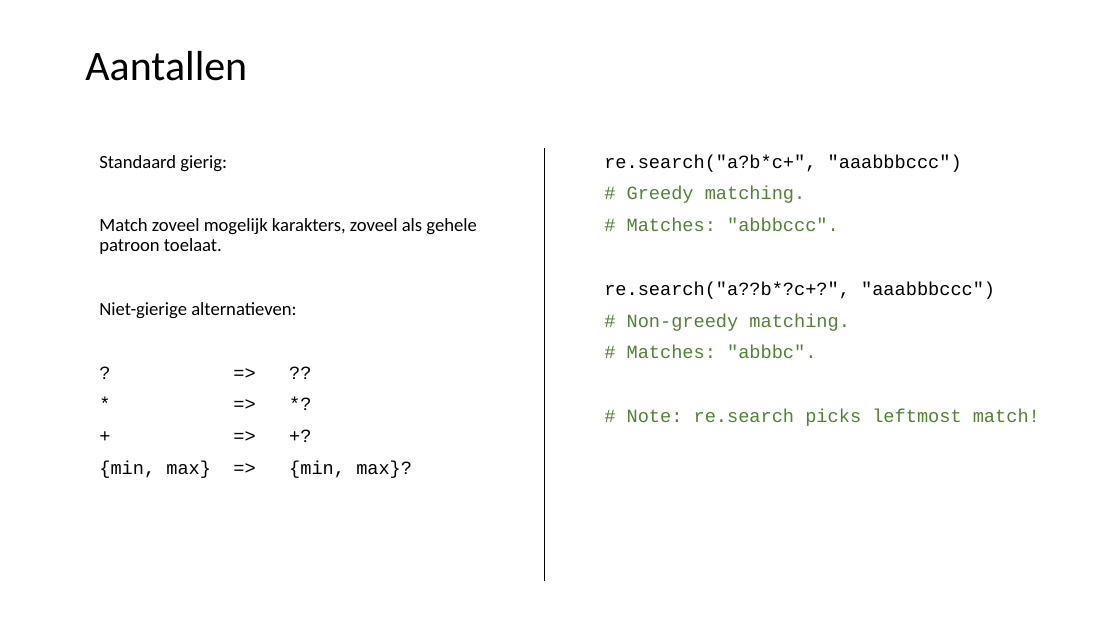
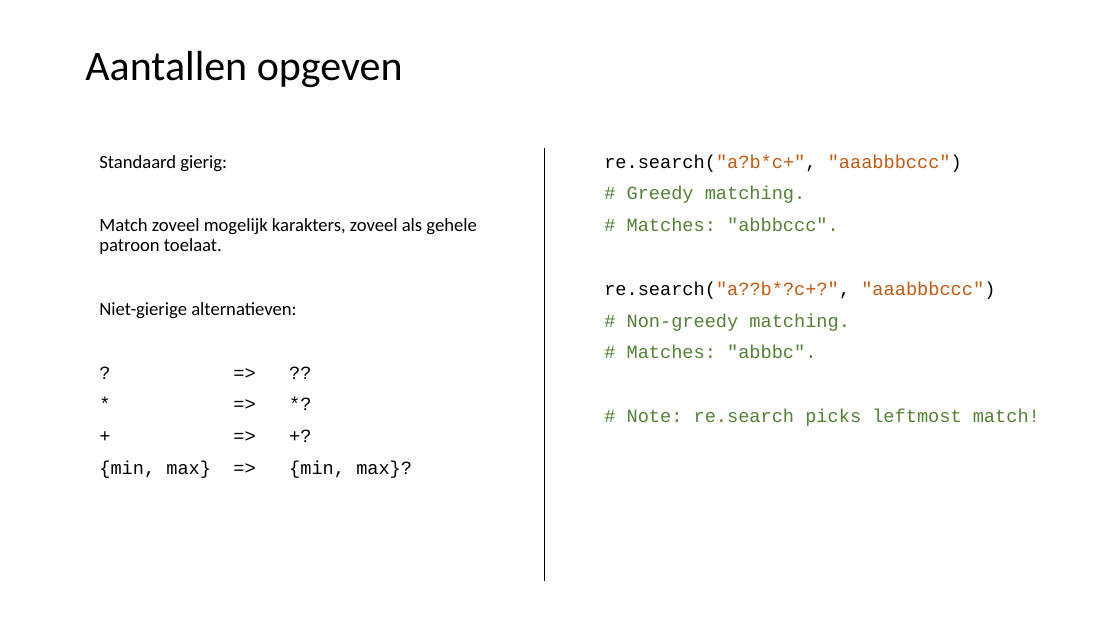
Before and after one commit to LFKoning/knowledge-sharing, a slide deck: slide 21 of python_trainees/5_nlp/python_traineeship_5.pptx (slide 26 before the commit). Drawn at 1120x630 pixels with LibreOffice and Linux fonts; fonts in the diff are those of the drawing. Boxes give left, top, right and bottom in pixels: in the first picture for what was removed or moved away, otherwise in the second. Text is boxed around its words. In the diff, an @@ line names an element or a change of style, - is before the commit and + after.

```diff
--- a/python_trainees/5_nlp/python_traineeship_5.pptx
+++ b/python_trainees/5_nlp/python_traineeship_5.pptx
@@ title at <box>85,51,403,88</box>: text changed @@
-Aantallen
+Aantallen opgeven
@@ text at <box>604,155,995,299</box>: text colour #000000 to #C55A11 in "re.search("a?b*c+", "aaabbbccc")", "re.search("a??b*?c+?", "aaabbbccc")" @@
```
Also in this commit, not shown: 18 other slides changed, 2 slides removed, 1 other file.
